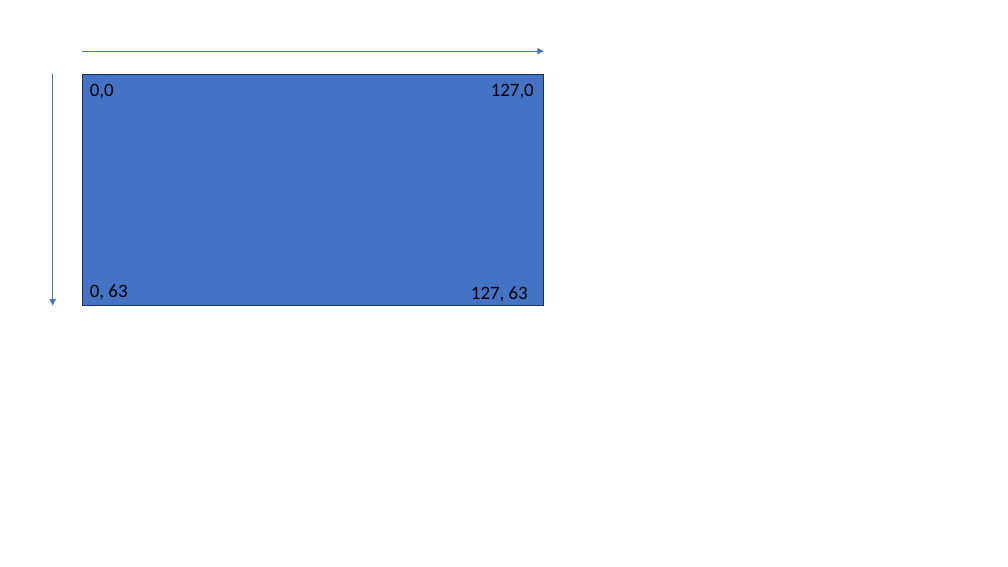
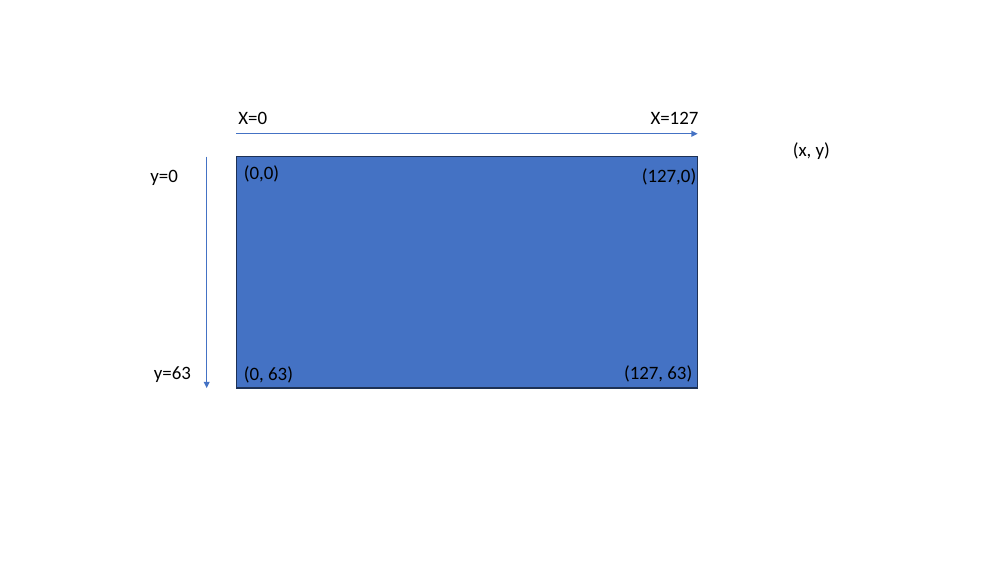
Before and after one commit to avisalmon/single_button, a slide deck: slide 11 of slides.pptx. Drawn at 1008x567 pixels with LibreOffice and Linux fonts; fonts in the diff are those of the drawing. Boxes give left, top, right and bottom in pixels: in the first picture for what was removed or moved away, otherwise in the second. Text is boxed around its words. In the diff, an @@ line names an element or a change of style, - is before the commit and + after.

Commit message:
updates and slides

```diff
--- a/slides.pptx
+++ b/slides.pptx
@@ text added at bbox=[238, 111, 267, 124], 18 pt, text #000000 @@
+X=0
@@ text added at bbox=[651, 111, 699, 124], 18 pt, text #000000 @@
+X=127
@@ text added at bbox=[793, 142, 830, 159], 18 pt, text #000000 @@
+(x, y)
@@ text added at bbox=[150, 169, 178, 185], 18 pt, text #000000 @@
+y=0
@@ 2 arrows, 1 rectangle: place and size @@
-2 arrows, 1 rectangle at bbox=[53, 51, 544, 306]
+2 arrows, 1 rectangle at bbox=[206, 134, 698, 388]
@@ text at bbox=[244, 165, 279, 182]: text changed @@
-0,0
+(0,0)
@@ text at bbox=[642, 168, 696, 185]: text changed @@
-127,0
+(127,0)
@@ text added at bbox=[154, 366, 191, 382], 18 pt, text #000000 @@
+y=63
@@ text at bbox=[244, 366, 293, 383]: text changed @@
-0, 63
+(0, 63)
@@ text at bbox=[624, 365, 692, 382]: text changed @@
-127, 63
+(127, 63)
```
Also in this commit, not shown: 3 slides added, 6 other files.
